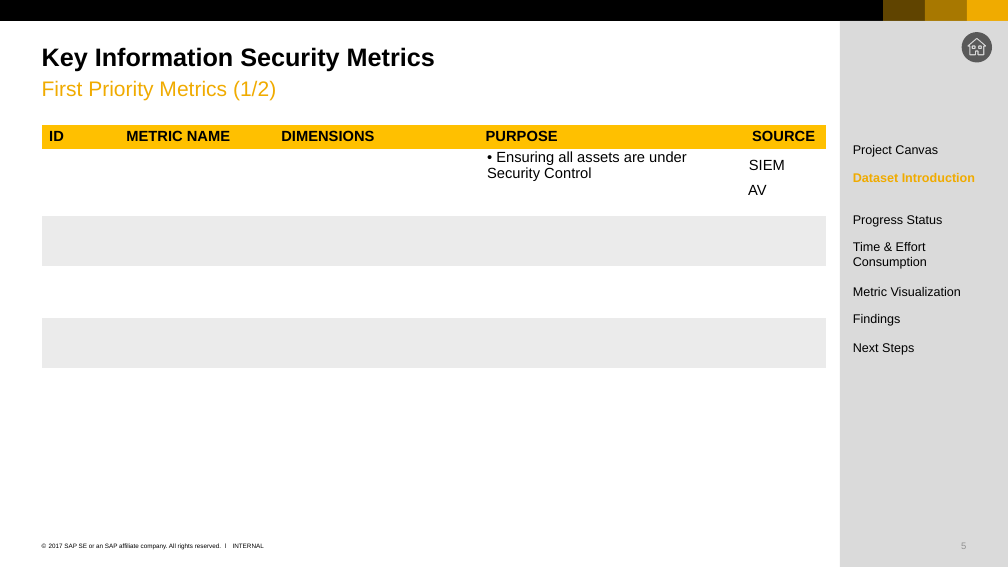
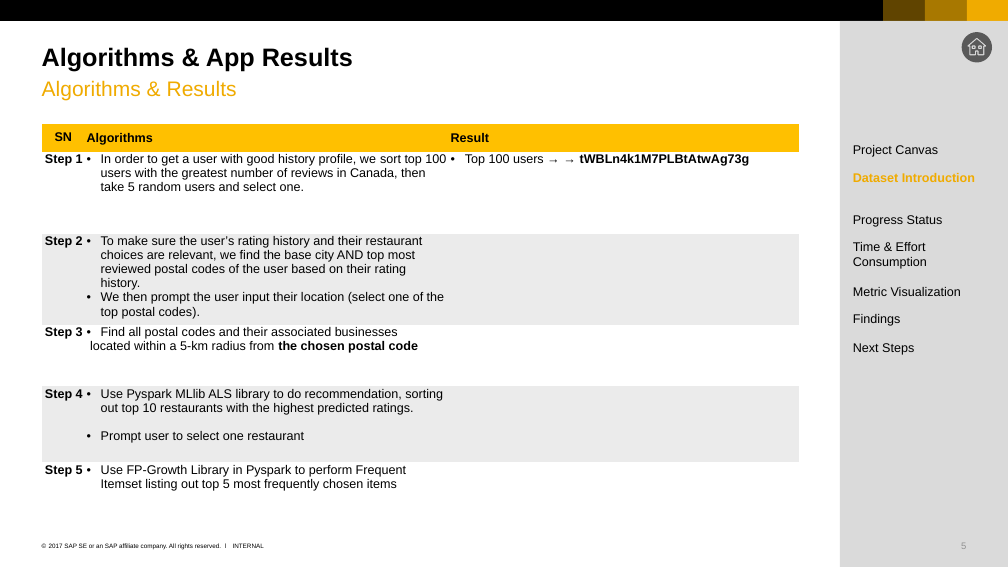
Before and after one commit to nguyenthanhtung2605/yelp-data-analysis, a slide deck: slide 5 of project_yelp_recommendation/yelp_presentation.pptx. Drawn at 1008x567 pixels with LibreOffice and Linux fonts; fonts in the diff are those of the drawing. Boxes give left, top, right and bottom in pixels: in the first picture for what was removed or moved away, otherwise in the second. Text is boxed around its words. In the diff, an @@ line names an element or a change of style, - is before the commit and + after.

```diff
--- a/project_yelp_recommendation/yelp_presentation.pptx
+++ b/project_yelp_recommendation/yelp_presentation.pptx
@@ title at bbox=[42, 47, 353, 72]: text changed @@
-Key Information Security Metrics
+Algorithms & App Results
@@ text at bbox=[42, 80, 237, 101]: text changed @@
-First Priority Metrics (1/2)
+Algorithms & Results
@@ table removed at bbox=[42, 125, 825, 382], 13 rows, 5 columns @@
-ID | METRIC NAME | DIMENSIONS | PURPOSE | SOURCE
- |  |  | • Ensuring all assets are under Security Control | SIEM
- |  |  |  | AV
- |  |  |  | 
- |  |  |  | 
- |  |  |  | 
- |  |  |  | 
- |  |  |  | 
- |  |  |  | 
- |  |  |  | 
- |  |  |  | 
- |  |  |  | 
- |  |  |  | 
@@ table added at bbox=[42, 124, 799, 530], 6 rows, 3 columns @@
+SN | Algorithms | Result
+Step 1 | In order to get a user with good history profile, we sort top 100 users with the greatest number of reviews in Canada, then take 5 random users and select one. | Top 100 users → → tWBLn4k1M7PLBtAtwAg73g
+Step 2 | To make sure the user’s rating history and their restaurant choices are relevant, we find the base city AND top most reviewed postal codes of the user based on their rating history. / We then prompt the user input their location (select one of the top postal codes). | 
+Step 3 | Find all postal codes and their associated businesses / located within a 5-km radius from the chosen postal code | 
+Step 4 | Use Pyspark MLlib ALS library to do recommendation, sorting out top 10 restaurants with the highest predicted ratings. / Prompt user to select one restaurant | 
+Step 5 | Use FP-Growth Library in Pyspark to perform Frequent Itemset listing out top 5 most frequently chosen items | 
```
Also in this commit, not shown: 2 other slides changed, 1 other file.
